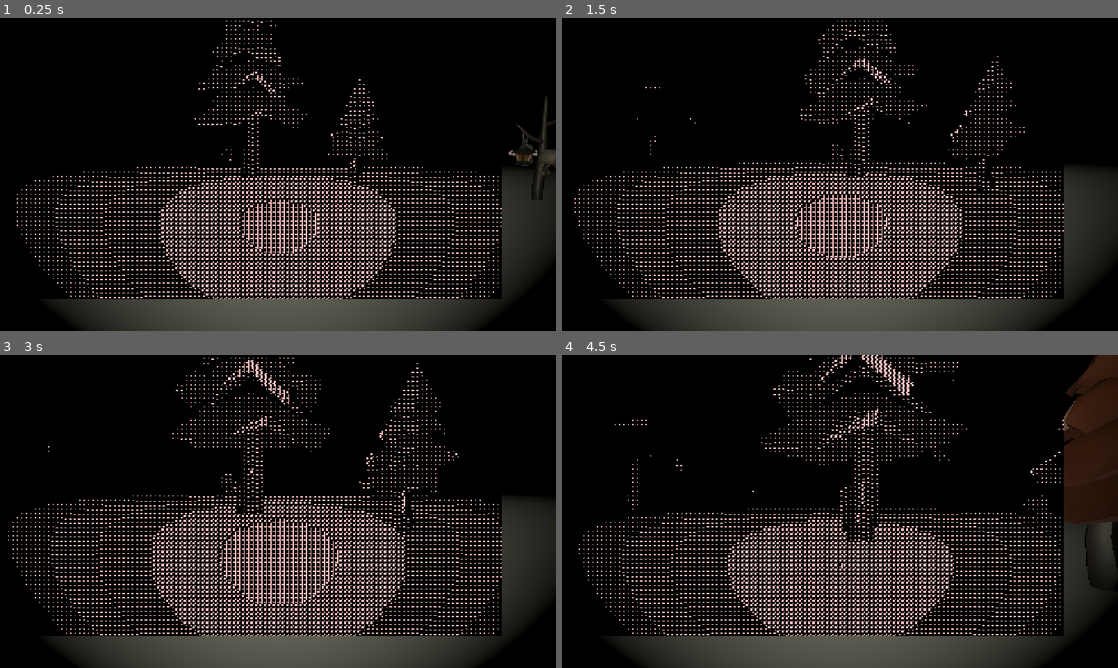
Above: before the commit, frames 1-4 (two rows, left to right).
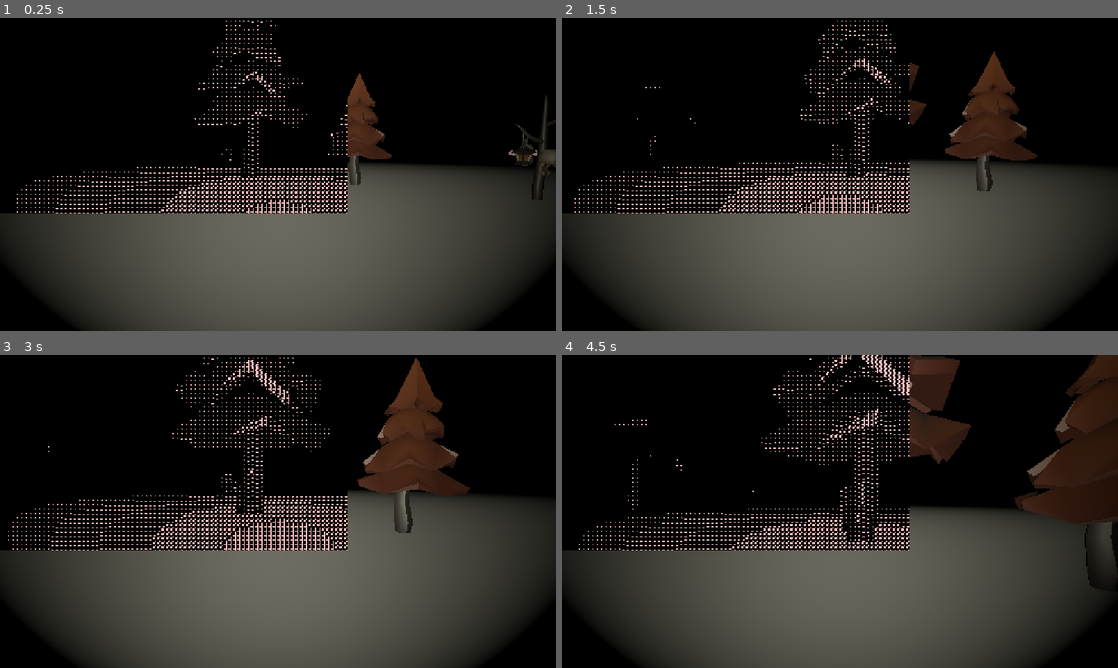
Above: after the commit, the same moments.

Repository: nyayat/Occuloss
Game: Godot game, scene res://Scenes/House.tscn
Same seed, same stepped clock (60 frames per second), same inputs: the game is played once before the commit and once after it.
Inputs (mouse positions are in pixels of both pictures, inside the frame that each line leads up to):
- Up to frame 1 (0.25 s): no input
- Up to frame 2 (1.5 s): tap Enter at 0.5 s; move the mouse to (867, 174) at 0.52 s; hold E (toggle_light) 0.53-1.28 s; hold Up (forward) from 0.53 s (still down); tap Space at 1.25 s; move the mouse to (812, 174) at 1.27 s; tap E (toggle_light) at 1.35 s
- Up to frame 3 (3 s): keep holding Up (forward); move the mouse to (289, 505) at 2.02 s; hold E (toggle_light) 2.03-2.78 s; tap Enter at 2.75 s; move the mouse to (272, 517) at 2.77 s; tap E (toggle_light) at 2.85 s
- Up to frame 4 (4.5 s): keep holding Up (forward); move the mouse to (878, 514) at 3.52 s; hold E (toggle_light) 3.53-4.28 s; tap Space at 4.25 s; move the mouse to (795, 508) at 4.27 s; tap E (toggle_light) at 4.35 s

The runs differ from the first frame. In frame 1, 29% of the frame differs, in the area x 0-91%, y 17-90%; in frame 2, 31%; in frame 3, 33%, in the area x 0-91%, y 0-90%; in frame 4, 31%.

Commit message:
✨fix shader

Diff:
--- a/Scenes/Characters/Player.tscn
+++ b/Scenes/Characters/Player.tscn
@@ -1,9 +1,9 @@
-[gd_scene load_steps=9 format=3 uid="uid://bhtwf780j0hnm"]
+[gd_scene load_steps=8 format=3 uid="uid://bhtwf780j0hnm"]
 
 [ext_resource type="Script" uid="uid://cg254yafrnc7p" path="res://Scripts/FirstPerson.gd" id="1_0el0d"]
 [ext_resource type="Script" uid="uid://bwg4oabdl8q7f" path="res://Scripts/SpotLightPlayer.gd" id="2_7pt4t"]
 [ext_resource type="Shader" uid="uid://c3trxcyebj1xh" path="res://Scripts/Shaders/ASCII.gdshader" id="3_7pt4t"]
-[ext_resource type="Shader" uid="uid://c2t7ewleqsft0" path="res://Scripts/Shaders/ViewShader.gdshader" id="5_7qdam"]
+[ext_resource type="Script" uid="uid://cdaigade4db4j" path="res://Scripts/PlayerFilter.gd" id="4_7pt4t"]
 
 [sub_resource type="CapsuleMesh" id="CapsuleMesh_t7fwh"]
 
@@ -16,20 +16,6 @@
 shader_parameter/invert_brightness = false
 shader_parameter/ascii_color = Color(0.990262, 0.76007, 0.755385, 1)
 shader_parameter/background_color = Color(0, 0, 0, 1)
-
-[sub_resource type="ShaderMaterial" id="ShaderMaterial_c8aik"]
-shader = ExtResource("5_7qdam")
-shader_parameter/shake = 0.015
-shader_parameter/noiseQuality = 191.2
-shader_parameter/noiseIntensity = 0.001
-shader_parameter/offsetIntensity = 0.0
-shader_parameter/colorOffsetIntensity = 0.1
-shader_parameter/pixelSize = 375.0
-shader_parameter/grainIntensity = 0.025
-shader_parameter/use_overlay = true
-shader_parameter/use_lens_distortion = true
-shader_parameter/overlay_color = Color(1, 1, 1, 1.86275)
-shader_parameter/lens_distortion_strength = 0.0
 
 [node name="FPPlayer" type="CharacterBody3D" groups=["Player"]]
 script = ExtResource("1_0el0d")
@@ -64,13 +50,4 @@
 
 [node name="ColorRect2" type="ColorRect" parent="Camera3D"]
 material = SubResource("ShaderMaterial_gc10f")
-offset_right = 1154.0
-offset_bottom = 645.0
-
-[node name="ColorRect" type="ColorRect" parent="Camera3D"]
-visible = false
-modulate = Color(1, 1, 1, 0.0470588)
-self_modulate = Color(1, 1, 1, 0.129412)
-material = SubResource("ShaderMaterial_c8aik")
-offset_right = 1154.0
-offset_bottom = 645.0
+script = ExtResource("4_7pt4t")
